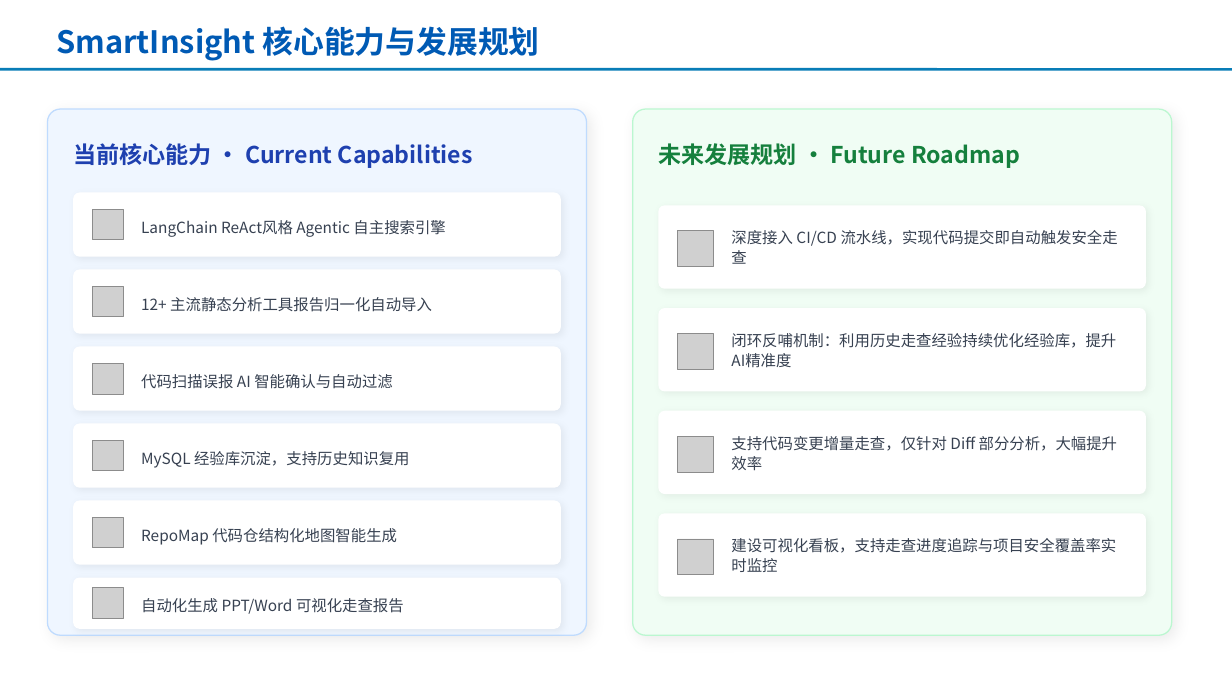
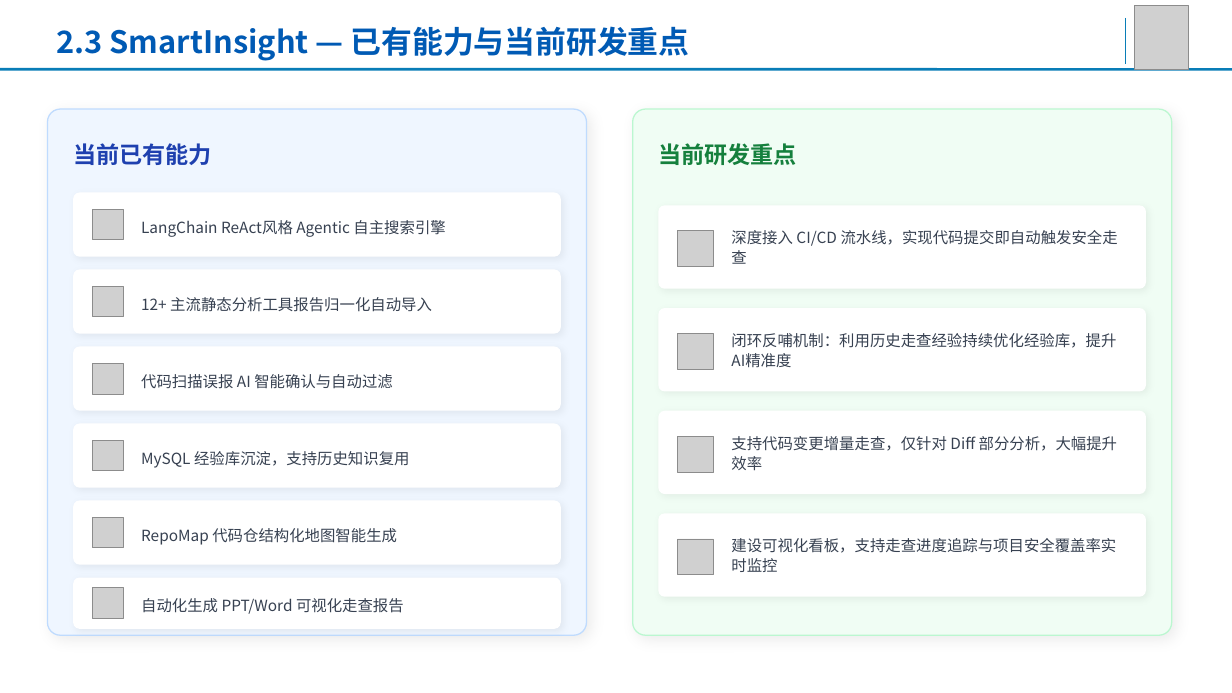
Before and after one commit to AgentForSE/.github, a slide deck: slide 15 of 基于AgentForSE五大智能体的装备软件智能研发平台-0.1.pptx (slide 19 before the commit). Drawn at 1232x693 pixels with LibreOffice and Linux fonts; fonts in the diff are those of the drawing; grey boxes stand for pictures; background and template pictures are left out. Boxes give left, top, right and bottom in pixels: in the first picture for what was removed or moved away, otherwise in the second. Text is boxed around its words. In the diff, an @@ line names an element or a change of style, - is before the commit and + after.

Commit message:
更新基于AgentForSE五大智能体的装备软件智能研发平台PPT

```diff
--- a/基于AgentForSE五大智能体的装备软件智能研发平台-0.1.pptx
+++ b/基于AgentForSE五大智能体的装备软件智能研发平台-0.1.pptx
@@ text at (56,26,690,61): text changed @@
-SmartInsight 核心能力与发展规划
+2.3 SmartInsight — 已有能力与当前研发重点
@@ line added from (1126, 18) to (1126, 64), #097DB7 1 pt @@
@@ picture added at (1135,6,1189,69) @@
@@ text at (73,143,212,165): text changed @@
-当前核心能力 · Current Capabilities
+当前已有能力
@@ text at (658,143,797,165): text changed @@
-未来发展规划 · Future Roadmap
+当前研发重点
```
Also in this commit, not shown: 24 other slides changed, 2 slides added, 14 slides removed.
